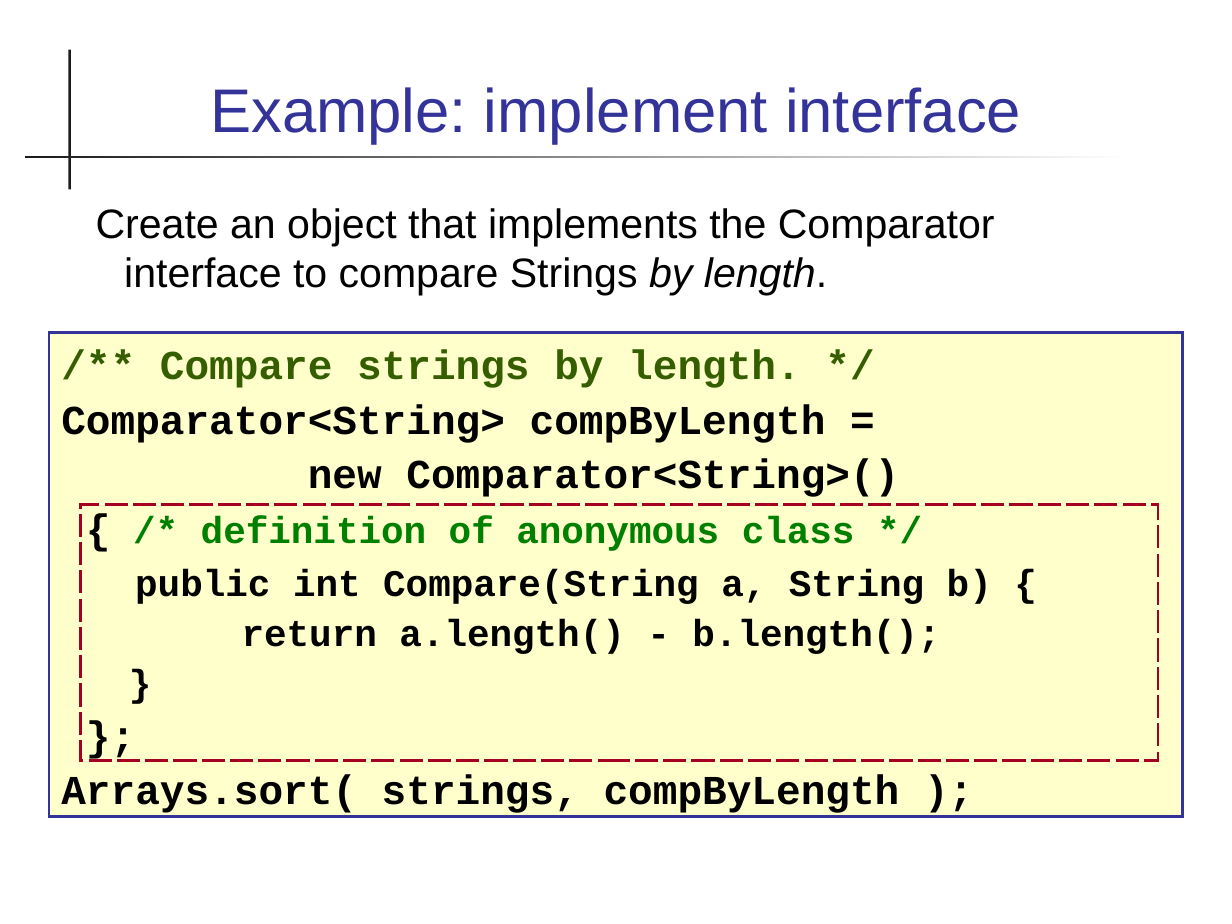
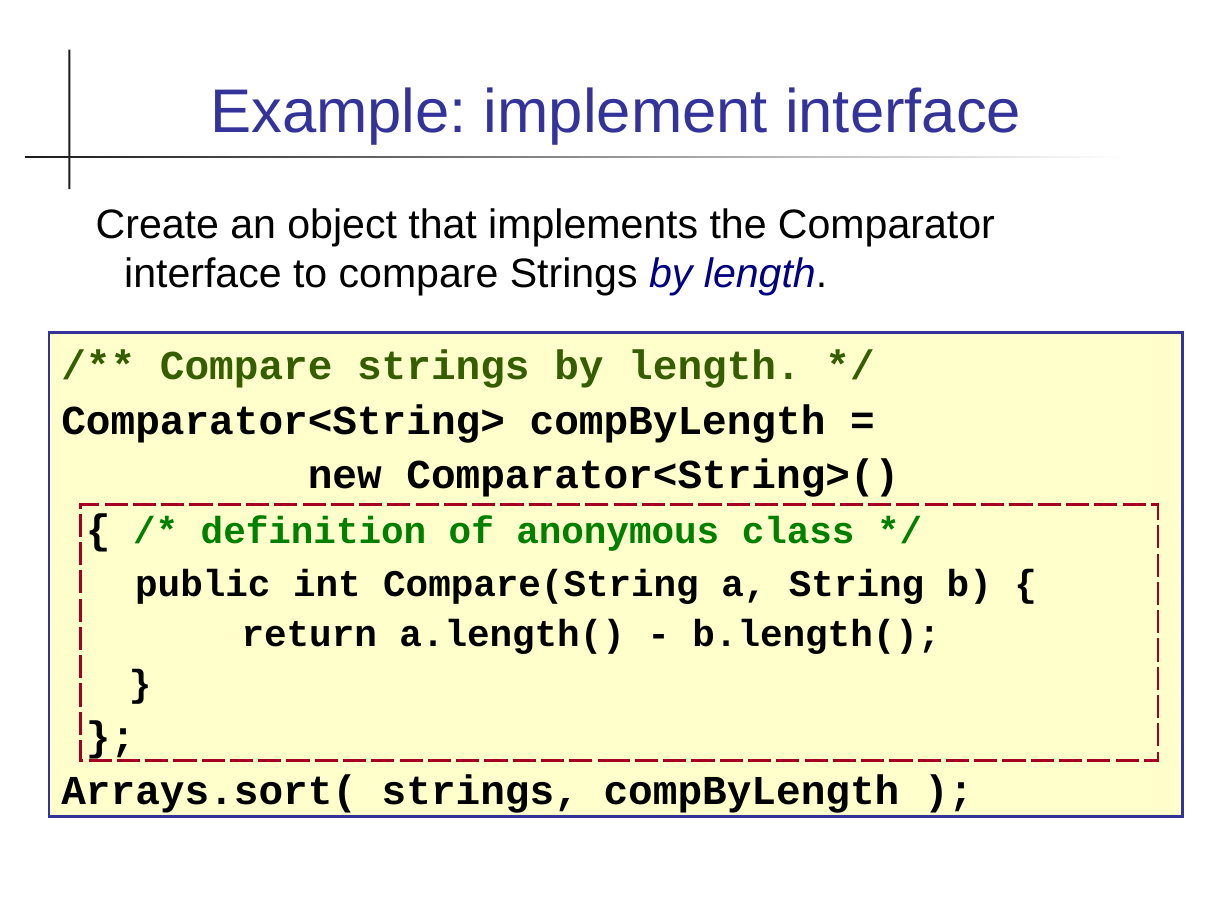
Before and after one commit to skeoop/skeoop.github.io, a slide deck: slide 5 of java-intermed/Anonymous-Class.ppt. Drawn at 1232x924 pixels with LibreOffice and Linux fonts; fonts in the diff are those of the drawing. Boxes give left, top, right and bottom in pixels: in the first picture for what was removed or moved away, otherwise in the second. Text is boxed around its words. In the diff, an @@ line names an element or a change of style, - is before the commit and + after.

```diff
--- a/java-intermed/Anonymous-Class.ppt
+++ b/java-intermed/Anonymous-Class.ppt
@@ text "Create an object that implements ..." at bbox=[96, 208, 995, 296]: text colour #000000 to #000080 in "by length." @@
```
Also in this commit, not shown: 6 other slides changed, 3 other files.
